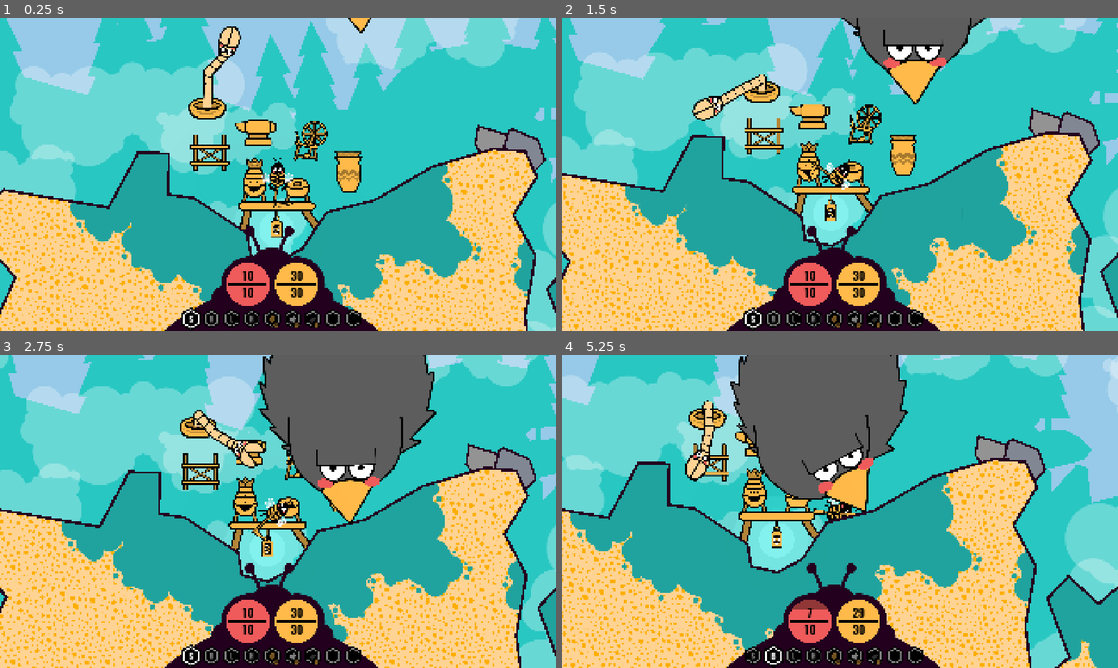
Above: before the commit, frames 1-4 (two rows, left to right).
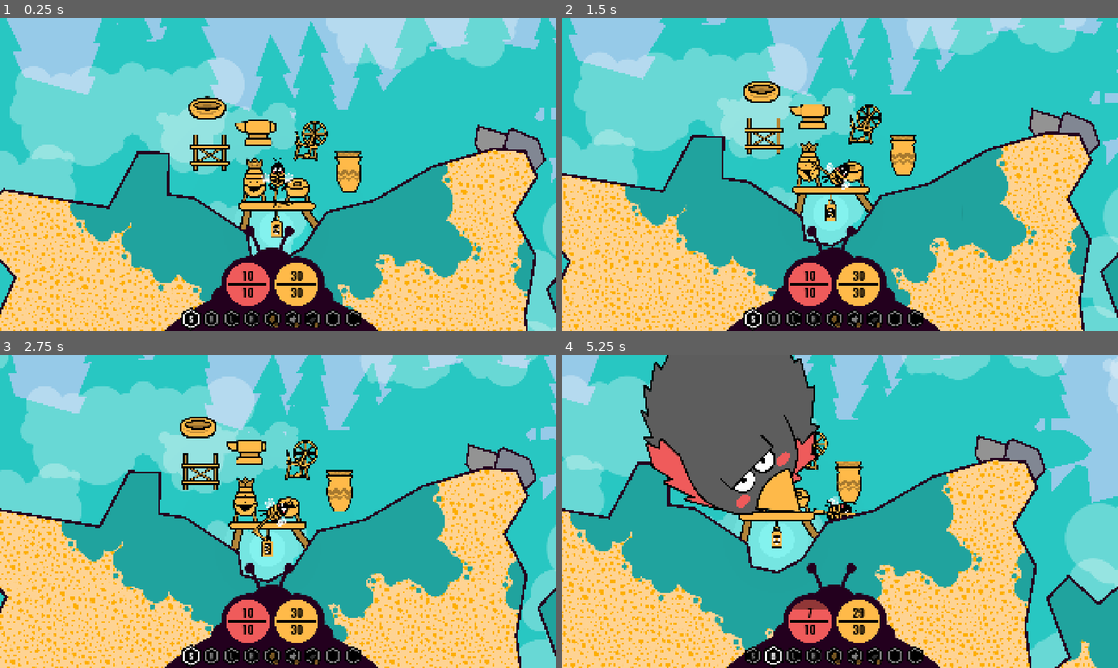
Above: after the commit, the same moments.

Repository: anttihaavikko/slumgum-waggle-dance
Game: Godot game, scene res://Scenes/main.tscn
Same seed, same stepped clock (60 frames per second), same inputs: the game is played once before the commit and once after it.
Inputs (mouse positions are in pixels of both pictures, inside the frame that each line leads up to):
- Up to frame 1 (0.25 s): no input
- Up to frame 2 (1.5 s): tap Enter at 0.5 s; move the mouse to (962, 158) at 0.52 s; hold D (right) 0.53-1.28 s; right-click (962, 158) at 0.6 s; click (962, 158) at 0.8 s; move the mouse to (728, 190) at 1.27 s; hold S (brake) from 1.28 s (still down); click (728, 190) at 1.35 s
- Up to frame 3 (2.75 s): right-click (166, 527) at 1.55 s; move the mouse to (333, 442) at 2.02 s; release S (brake) at 2.03 s; hold D (right) from 2.03 s (still down); right-click (333, 442) at 2.1 s; click (333, 442) at 2.3 s
- Up to frame 4 (5.25 s): move the mouse to (812, 574) at 2.77 s; release D (right) at 2.78 s; hold W (accelerate) 2.78-3.53 s; click (812, 574) at 2.85 s; right-click (812, 574) at 3.05 s; move the mouse to (1006, 558) at 3.52 s; hold Shift (shift) 3.53-4.28 s; hold A (left) 3.53-5.03 s; click (1006, 558) at 3.8 s; move the mouse to (673, 464) at 4.27 s; tap 1 (slot_1) at 4.35 s; right-click (673, 464) at 4.55 s; move the mouse to (867, 511) at 5.02 s; hold S (brake) from 5.03 s (still down); tap 2 (slot_2) at 5.1 s

The runs differ from the first frame. In frame 1, 0.8% of the frame differs, in the area x 36-67%, y 0-29%; in frame 2, 4.2%; in frame 3, 12%; in frame 4, 16%, in the area x 14-63%, y 0-52%.

Commit message:
Add some bird movements

Diff:
--- a/Scenes/bomb.tscn
+++ b/Scenes/bomb.tscn
@@ -7,7 +7,7 @@
 bounce = 0.2
 
 [node name="Bomb" type="RigidBody2D" unique_id=2046371599]
-collision_layer = 16
+collision_layer = 16400
 collision_mask = 88
 mass = 0.2
 physics_material_override = SubResource("PhysicsMaterial_6h1fc")
--- a/Scenes/main.tscn
+++ b/Scenes/main.tscn
@@ -98,8 +98,11 @@
 [ext_resource type="Texture2D" uid="uid://dcveo0co8ai0m" path="res://Sprites/box.png" id="74_p4gyq"]
 [ext_resource type="PackedScene" uid="uid://dxstoyw1fxcrn" path="res://Scenes/bomb.tscn" id="85_vxl7x"]
 [ext_resource type="PackedScene" uid="uid://xkntx47peuwl" path="res://Scenes/light_flash.tscn" id="87_k8rh3"]
+[ext_resource type="Script" uid="uid://6jnrv0eoobp8" path="res://Scripts/bird.gd" id="99_aok0f"]
 [ext_resource type="Texture2D" uid="uid://0tcure6x51n8" path="res://Sprites/bird-body.png" id="99_t014q"]
+[ext_resource type="Script" uid="uid://bi6dt48qm3k7k" path="res://_Starter/Scripts/root_pointer.gd" id="100_64lof"]
 [ext_resource type="Texture2D" uid="uid://d08di2wfpoocp" path="res://Sprites/bird-head.png" id="100_nb1ia"]
+[ext_resource type="Texture2D" uid="uid://d1n5hk6l1wnyo" path="res://Sprites/bird-chest.png" id="100_ot5ec"]
 [ext_resource type="Texture2D" uid="uid://bt8yckj8i3dhk" path="res://Sprites/bird-beak.png" id="101_3ahwd"]
 [ext_resource type="Texture2D" uid="uid://c52bniys2od6o" path="res://Sprites/bird-brow.png" id="102_b4xsn"]
 
@@ -406,8 +409,12 @@
 [sub_resource type="CircleShape2D" id="CircleShape2D_cf2bd"]
 radius = 100.0
 
+[sub_resource type="PhysicsMaterial" id="PhysicsMaterial_64lof"]
+bounce = 0.5
+absorbent = true
+
 [sub_resource type="CircleShape2D" id="CircleShape2D_ed4kf"]
-radius = 861.6322
+radius = 917.89813
 
 [sub_resource type="ShaderMaterial" id="ShaderMaterial_nb1ia"]
 shader = ExtResource("15_k12tt")
@@ -429,6 +436,9 @@
 shader_parameter/speed = 0.1
 shader_parameter/peaks = 7.0
 shader_parameter/time_mod = 1.0
+
+[sub_resource type="CircleShape2D" id="CircleShape2D_sgh3c"]
+radius = 417.80975
 
 [node name="Main" type="Node2D" unique_id=324059262]
 
@@ -554,7 +564,7 @@
 
 [node name="Body" type="RigidBody2D" parent="Bee" unique_id=1512123175 node_paths=PackedStringArray("bee")]
 collision_layer = 5
-collision_mask = 13
+collision_mask = 8205
 mass = 0.5
 physics_material_override = SubResource("PhysicsMaterial_ee4r6")
 center_of_mass_mode = 1
@@ -788,7 +798,7 @@
 position = Vector2(-247.27628, 103.423645)
 shape = SubResource("CircleShape2D_55idt")
 target_position = Vector2(0, 0)
-collision_mask = 2614
+collision_mask = 10806
 
 [node name="Brush" type="Sprite2D" parent="Bee/Body/Hands/Aligner/Swinger" unique_id=1224503187 node_paths=PackedStringArray("aligner")]
 visible = false
@@ -1182,7 +1192,7 @@
 texture = ExtResource("74_p4gyq")
 
 [node name="Worm" parent="." unique_id=1279136689 instance=ExtResource("73_cf2bd")]
-position = Vector2(-214, -1208)
+position = Vector2(-5915, -3033)
 
 [node name="CanvasModulate" type="CanvasModulate" parent="." unique_id=1156603943]
 z_index = 20
@@ -1813,7 +1823,7 @@
 position = Vector2(-1599, -17)
 shape = SubResource("CircleShape2D_cpkcx")
 target_position = Vector2(0, 0)
-collision_mask = 2614
+collision_mask = 10806
 
 [node name="Ground Check" type="ShapeCast2D" parent="." unique_id=1065088208]
 position = Vector2(-3256, 753)
@@ -1821,14 +1831,23 @@
 target_position = Vector2(0, 0)
 collision_mask = 8
 
-[node name="Bird" type="Node2D" parent="." unique_id=1851272746]
+[node name="Bird" type="Node2D" parent="." unique_id=1851272746 node_paths=PackedStringArray("body", "head", "beak", "swipe_right", "swipe_left")]
 z_index = 10
-position = Vector2(1543, -3574)
-
-[node name="Body" type="RigidBody2D" parent="Bird" unique_id=898345143]
+position = Vector2(541, -6222)
+script = ExtResource("99_aok0f")
+body = NodePath("Body")
+head = NodePath("Head")
+beak = NodePath("Beak")
+swipe_right = NodePath("Beak/Swipe Right")
+swipe_left = NodePath("Beak/Swiper Left")
+
+[node name="Body" type="RigidBody2D" parent="Bird" unique_id=898345143 node_paths=PackedStringArray("root")]
 collision_layer = 8192
-collision_mask = 7310
+collision_mask = 23710
 mass = 20.0
+physics_material_override = SubResource("PhysicsMaterial_64lof")
+script = ExtResource("100_64lof")
+root = NodePath("..")
 
 [node name="CollisionShape2D" type="CollisionShape2D" parent="Bird/Body" unique_id=2087613320]
 shape = SubResource("CircleShape2D_ed4kf")
@@ -1840,11 +1859,21 @@
 scale = Vector2(1.6703446, 1.6703446)
 texture = ExtResource("99_t014q")
 
-[node name="Head" type="RigidBody2D" parent="Bird" unique_id=356099440]
-position = Vector2(-31, 541)
+[node name="Chest" type="Sprite2D" parent="Bird/Body" unique_id=954889935]
+self_modulate = Color(0.9372549, 0.35686275, 0.35686275, 1)
+material = SubResource("ShaderMaterial_nb1ia")
+position = Vector2(17, 657)
+scale = Vector2(1.6183149, 1.6183149)
+texture = ExtResource("100_ot5ec")
+
+[node name="Head" type="RigidBody2D" parent="Bird" unique_id=356099440 node_paths=PackedStringArray("root")]
+position = Vector2(-23, 492)
 collision_layer = 8192
-collision_mask = 7310
+collision_mask = 23710
 mass = 10.0
+physics_material_override = SubResource("PhysicsMaterial_64lof")
+script = ExtResource("100_64lof")
+root = NodePath("..")
 
 [node name="CollisionShape2D" type="CollisionShape2D" parent="Bird/Head" unique_id=1270048602]
 shape = SubResource("CircleShape2D_byh7c")
@@ -1852,15 +1881,37 @@
 [node name="Head" type="Sprite2D" parent="Bird/Head" unique_id=132203082]
 self_modulate = Color(0.3665946, 0.3665946, 0.36659458, 1)
 material = SubResource("ShaderMaterial_3ahwd")
-position = Vector2(19, 209)
+position = Vector2(11, -21)
 scale = Vector2(1.6703446, 1.6703446)
 texture = ExtResource("100_nb1ia")
 
-[node name="Beak" type="RigidBody2D" parent="Bird" unique_id=1524450982]
-position = Vector2(-31, 541)
+[node name="Neck" type="PinJoint2D" parent="Bird/Head" unique_id=115405869]
+position = Vector2(-6, -322)
+node_a = NodePath("../../Body")
+node_b = NodePath("..")
+
+[node name="Neck2" type="DampedSpringJoint2D" parent="Bird/Head" unique_id=1283722815]
+position = Vector2(413, -322)
+node_a = NodePath("../../Body")
+node_b = NodePath("..")
+length = 100.0
+stiffness = 10.0
+
+[node name="Neck3" type="DampedSpringJoint2D" parent="Bird/Head" unique_id=1295067226]
+position = Vector2(-443, -322)
+node_a = NodePath("../../Body")
+node_b = NodePath("..")
+length = 100.0
+stiffness = 10.0
+
+[node name="Beak" type="RigidBody2D" parent="Bird" unique_id=1524450982 node_paths=PackedStringArray("root")]
+position = Vector2(-23, 492)
 collision_layer = 8192
-collision_mask = 7310
+collision_mask = 23710
 mass = 10.0
+physics_material_override = SubResource("PhysicsMaterial_64lof")
+script = ExtResource("100_64lof")
+root = NodePath("..")
 
 [node name="Beak" type="Sprite2D" parent="Bird/Beak" unique_id=903073119]
 self_modulate = Color(1, 0.7294118, 0.28627452, 1)
@@ -1870,8 +1921,14 @@
 texture = ExtResource("101_3ahwd")
 
 [node name="Face" parent="Bird/Beak" unique_id=1325252498 instance=ExtResource("7_344ge")]
-position = Vector2(26, 420)
+position = Vector2(12.771608, 346.7163)
 scale = Vector2(13.449595, 13.449595)
+
+[node name="Blush Left" parent="Bird/Beak/Face/Wrapper/Blushes" parent_id_path=PackedInt32Array(1325252498, 319134752) index="0" unique_id=1921362429]
+position = Vector2(-24.98216, 5.7250757)
+
+[node name="Blush Right" parent="Bird/Beak/Face/Wrapper/Blushes" parent_id_path=PackedInt32Array(1325252498, 319134752) index="1" unique_id=69306370]
+position = Vector2(24.53605, 5.353326)
 
 [node name="Filling" parent="Bird/Beak/Face/Wrapper/Eye Left" parent_id_path=PackedInt32Array(1325252498, 3138396) index="0" unique_id=815246253]
 scale = Vector2(0.88720506, 0.88720506)
@@ -1884,50 +1941,46 @@
 
 [node name="Brow" type="Sprite2D" parent="Bird/Beak" unique_id=875076389]
 self_modulate = Color(0.3647059, 0.3647059, 0.3647059, 1)
-position = Vector2(20, 217)
+position = Vector2(24.771606, 145.71631)
 scale = Vector2(1.3162162, 1.3162162)
 texture = ExtResource("102_b4xsn")
 
 [node name="CollisionPolygon2D" type="CollisionPolygon2D" parent="Bird/Beak" unique_id=1163132276]
-polygon = PackedVector2Array(-283, 593, 10, 462, 299, 548, 37, 980)
-
-[node name="Neck" type="PinJoint2D" parent="Bird" unique_id=115405869]
-position = Vector2(-37, 219)
-node_a = NodePath("../Body")
-node_b = NodePath("../Head")
-
-[node name="Neck2" type="DampedSpringJoint2D" parent="Bird" unique_id=1283722815]
-position = Vector2(382, 219)
-node_a = NodePath("../Body")
-node_b = NodePath("../Head")
-length = 100.0
-stiffness = 10.0
-
-[node name="Neck3" type="DampedSpringJoint2D" parent="Bird" unique_id=1295067226]
-position = Vector2(-474, 219)
-node_a = NodePath("../Body")
-node_b = NodePath("../Head")
-length = 100.0
-stiffness = 10.0
-
-[node name="Beak Join" type="PinJoint2D" parent="Bird" unique_id=276081278]
-position = Vector2(-37, 219)
-node_a = NodePath("../Beak")
-node_b = NodePath("../Head")
-
-[node name="Beak Spring 1" type="DampedSpringJoint2D" parent="Bird" unique_id=1619915906]
-position = Vector2(382, 219)
-node_a = NodePath("../Beak")
-node_b = NodePath("../Head")
-length = 100.0
-stiffness = 10.0
-
-[node name="Beak Spring 2" type="DampedSpringJoint2D" parent="Bird" unique_id=1908431729]
-position = Vector2(-474, 219)
-node_a = NodePath("../Beak")
-node_b = NodePath("../Head")
-length = 100.0
-stiffness = 10.0
+position = Vector2(2, 428)
+polygon = PackedVector2Array(-577, -235, 8, -434, 543, -253, 27, 544)
+
+[node name="Beak Join" type="PinJoint2D" parent="Bird/Beak" unique_id=276081278]
+position = Vector2(4, 77)
+node_a = NodePath("..")
+node_b = NodePath("../../Head")
+
+[node name="Beak Spring 1" type="DampedSpringJoint2D" parent="Bird/Beak" unique_id=1619915906]
+position = Vector2(248, 561)
+node_a = NodePath("..")
+node_b = NodePath("../../Head")
+
+[node name="Beak Spring 2" type="DampedSpringJoint2D" parent="Bird/Beak" unique_id=1908431729]
+position = Vector2(-224, 586)
+node_a = NodePath("..")
+node_b = NodePath("../../Head")
+
+[node name="Swipe Right" type="Area2D" parent="Bird/Beak" unique_id=849805628]
+position = Vector2(436, 679)
+collision_layer = 0
+collision_mask = 4
+
+[node name="CollisionShape2D" type="CollisionShape2D" parent="Bird/Beak/Swipe Right" unique_id=1460208740]
+position = Vector2(1, -3)
+shape = SubResource("CircleShape2D_sgh3c")
+
+[node name="Swiper Left" type="Area2D" parent="Bird/Beak" unique_id=112768881]
+position = Vector2(-400, 698)
+collision_layer = 0
+collision_mask = 4
+
+[node name="CollisionShape2D" type="CollisionShape2D" parent="Bird/Beak/Swiper Left" unique_id=1414423126]
+position = Vector2(1, -3)
+shape = SubResource("CircleShape2D_sgh3c")
 
 [connection signal="pressed" from="HUD/Bed Window/Bed/VBoxContainer/Button" to="Schedule" method="sleep_until_morning"]
 [connection signal="pressed" from="HUD/Bed Window/Bed/VBoxContainer/Button2" to="Schedule" method="sleep_eight"]
--- /dev/null
+++ b/Scripts/bird.gd
@@ -0,0 +1,41 @@
+class_name Bird extends Node2D
+
+@export var body: RigidBody2D
+@export var head: RigidBody2D
+@export var beak: RigidBody2D
+@export var swipe_right: Area2D
+@export var swipe_left: Area2D
+
+var time := 0.0
+var target: Node2D
+var life := 10
+
+func _ready() -> void:
+	target = Main.singleton.bee.body
+	swipe_left.body_entered.connect(swipe_to_left)
+	swipe_right.body_entered.connect(swipe_to_right)
+
+func _process(delta: float) -> void:
+	var dead = not Main.singleton.bee.health.is_alive()
+	time += delta * 5.0
+	body.apply_force(Vector2.UP * 2000000 * delta * (sin(time) + 1) * (2 if dead else 1))
+	if target and not dead:
+		var dir = (target.global_position - beak.global_position).normalized()
+		beak.apply_force(dir * 20000 * (sin(time) + 1))
+
+func swipe_to_left(_body: Node2D):
+	swipe(1)
+
+func swipe_to_right(_body: Node2D):
+	swipe(-1)
+
+func swipe(dir: float):
+	print("swipe ", dir)
+	beak.apply_torque_impulse(dir * 10000000)
+
+func hurt(amount: int):
+	life -= amount
+	if life <= 0:
+		Effects.singleton.add_many([1, 7, 8], body.global_position)
+		Main.shake(80, 0.3)
+		queue_free()
--- a/Scripts/bomb.gd
+++ b/Scripts/bomb.gd
@@ -21,6 +21,8 @@
 					if o is RootPointer:
 						if o.owner is Worm:
 							o.owner.hurt(10)
+						if o.owner is Bird:
+							o.owner.hurt(10)
 					if o.get_parent() is Bee and o is not Bomb:
 						var bee = o.get_parent() as Bee
 						mod *= 2
--- a/Scripts/equipment.gd
+++ b/Scripts/equipment.gd
@@ -18,12 +18,17 @@
 @export var flips := false
 @export var aligns := true
 
+var cooldown := 0.0
+
 func blocks_clicks() -> bool:
 	return false
 
 func update(_delta: float):
+	cooldown -= _delta
+	if cooldown > 0: return
 	if swinger and Input.is_action_just_pressed("primary"):
 		swinger.swing(swing_dir)
+		cooldown = 0.2
 
 func toggle(state: bool):
 	visible = state
--- a/Scripts/scythe.gd
+++ b/Scripts/scythe.gd
@@ -16,7 +16,10 @@
 					if o is Breakable:
 						o.destroy()
 					if o is RootPointer:
+						Effects.singleton.add(8, area.global_position)
 						if o.root is Worm:
+							o.root.hurt(3)
+						if o.root is Bird:
 							o.root.hurt(3)
 
 func toggle(state: bool):
--- a/_Starter/Scenes/Effects/blood.tscn
+++ b/_Starter/Scenes/Effects/blood.tscn
@@ -13,10 +13,10 @@
 particle = ExtResource("2_prg0j")
 amount = 7
 amount_variation = 0.2
-lifetime = 0.25
+lifetime = 0.3
 lifetime_variation = 0.3
-velocity = 0.75
+velocity = 1.2
 velocity_variation = 0.7
-width = 30
+width = 50
 width_variation = 0.3
 width_curve = SubResource("Curve_ylsbi")
--- a/_Starter/Scenes/Effects/fake_particle.tscn
+++ b/_Starter/Scenes/Effects/fake_particle.tscn
@@ -11,7 +11,7 @@
 [node name="Fake Particle" type="RigidBody2D" unique_id=769322565 node_paths=PackedStringArray("line")]
 z_index = 4000
 collision_layer = 0
-collision_mask = 3
+collision_mask = 11
 physics_material_override = SubResource("PhysicsMaterial_qji3l")
 script = ExtResource("1_qji3l")
 line = NodePath("Line2D")
--- a/project.godot
+++ b/project.godot
@@ -176,6 +176,7 @@
 2d_physics/layer_12="Worms"
 2d_physics/layer_13="Spit"
 2d_physics/layer_14="Bird"
+2d_physics/layer_15="Bombs"
 
 [physics]
 
Not shown, added: Scripts/bird.gd.uid
Binary file added: Sprites/bird-chest.png
Not shown, added: Sprites/bird-chest.png.import
Binary file changed: Sprites/bird-head.png
Not shown, changed: Misc/art.afdesign
Not shown, changed: Misc/art.afdesign~lock~
